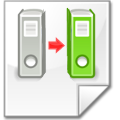
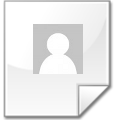
Two versions of the same layered image (120x120). Layer-by-layer changes:
added layer "Appunti#10" above "Appunti#9" over 33, 24, 83, 74
hid "Appunti#9" over 47, 36, 66, 54
hid "Appunti#6" over 13, 7, 100, 82
